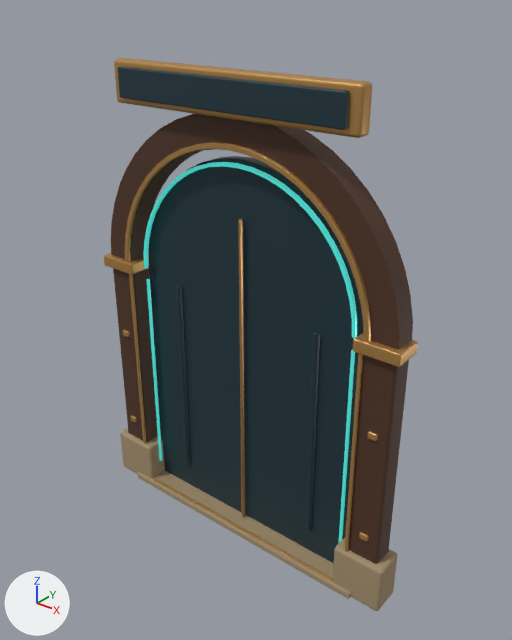
The glTF model public/room-art/compaii-atelier/foyer-portal.glb as it was, and as the next commit left it.
Camera for both pictures: a 50 mm camera at (2.66, -3.57, 3.79) aimed at (0.09, -0.35, 1.8). The axes (+X, +Y, +Z) are drawn at lower left. The lights are the same throughout. The picture after the commit comes second. Vertices at exactly the same position are counted once.

Names of what the first picture shows: 'Honed honey limestone', 'Melted teal seam', 'Midnight blue enamel', 'Satin brass', 'Smoked oak'.
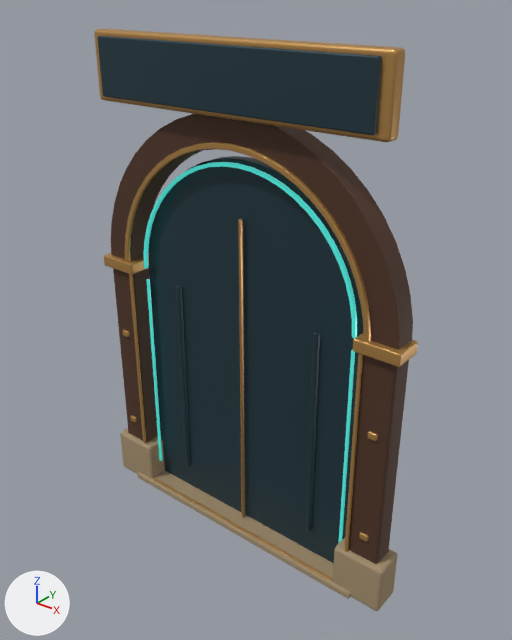
What the commit changed:
me_cube_037 is used by ob_midnight_blue_enamel; location (-0.573, -0.369, 1.11).
me_cube_037 had 346 vertices, 676 faces and spanned x -0.31..1.45, y -0.2..0.08, z -0.96..2.19.
me_cube_037 now has 346 vertices, 676 faces and spans x -0.4..1.54, y -0.2..0.08, z -0.96..2.36.
me_cube_037 part 1: the loose piece of 56 vertices spanning x -0.24..1.38, y -0.2..-0.16, z 2.01..2.19 is scaled about its middle by (1.2, 1, 2.01), then moved by (0.0, 0.0, 0.08).
me_cube_026 is used by ob_satin_brass; location (-0.939, -0.482, 1.148).
me_cube_026 had 936 vertices, 1824 faces and spanned x -0.25..2.13, y -0.06..0.18, z -1.0..2.19.
me_cube_026 now has 936 vertices, 1824 faces and spans x -0.25..2.13, y -0.06..0.18, z -1.0..2.35.
me_cube_026 part 2: the loose piece of 56 vertices spanning x 0.06..1.82, y -0.06..0.05, z 1.93..2.19 is scaled about its middle by (1.18, 1, 1.69), then moved by (0.0, 0.0, 0.08).

Pixel boxes [x1, y1, x2, y2] of what changed, in the pictures (512 x 640 px; the box of a moved part takes in the faces that stretch with it):
'Midnight blue enamel', reshaped (16% wider, 6% taller)
    before: [118, 66, 363, 563]
    after: [97, 36, 382, 563]
'Satin brass', reshaped
    before: [104, 58, 418, 581]
    after: [94, 29, 418, 581]
part 1 of me_cube_037, moved or reshaped
    before: [118, 66, 350, 130]
    after: [97, 36, 382, 135]
part 2 of me_cube_026, moved or reshaped
    before: [114, 58, 372, 138]
    after: [94, 29, 405, 142]
